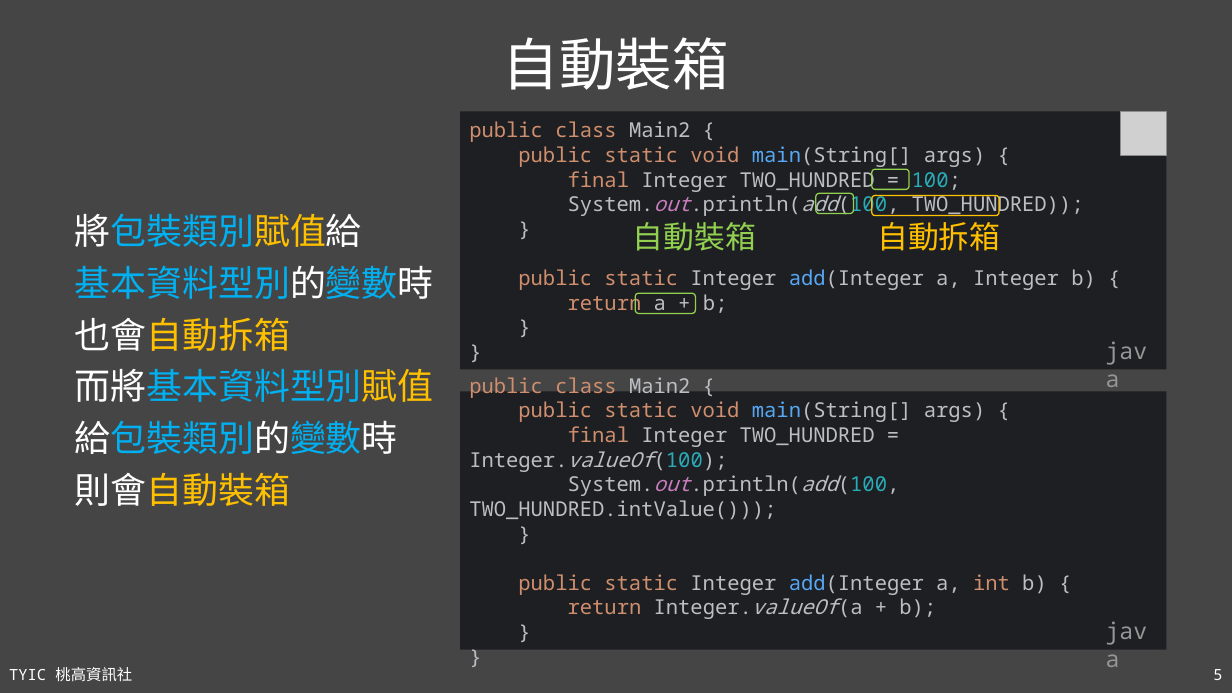
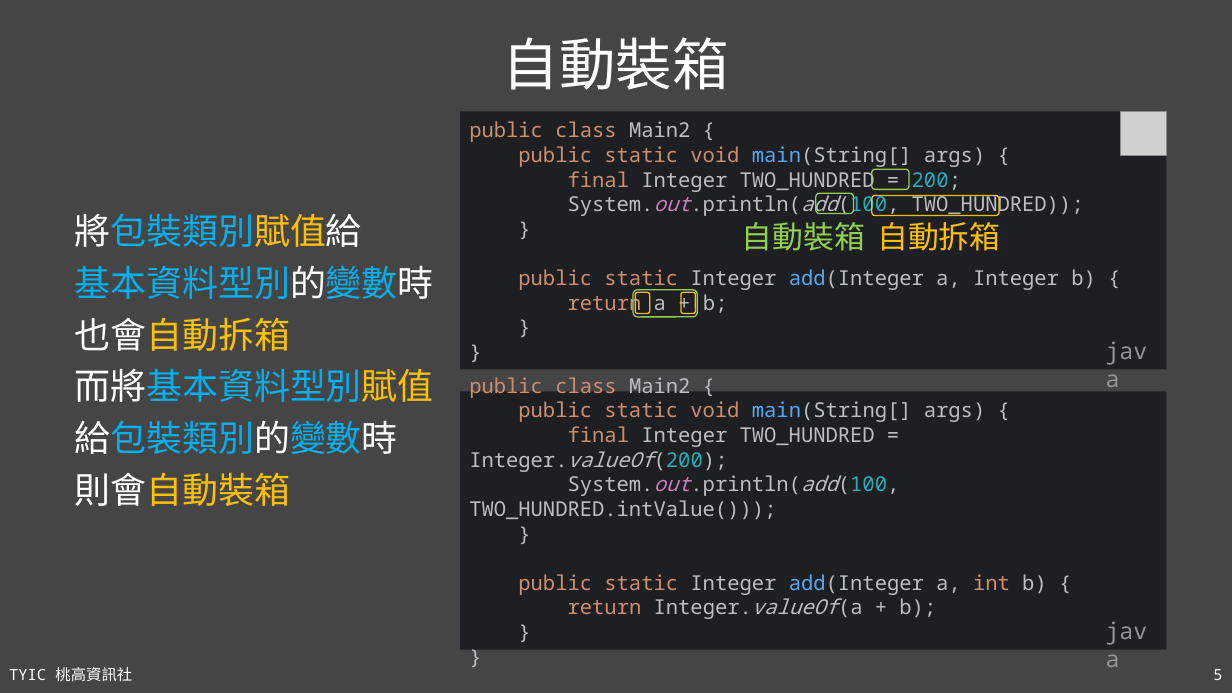
Before and after one commit to TYSHIC/slides, a slide deck: slide 5 of ppt/10_包裝類別與工具類別(1).pptx. Drawn at 1232x693 pixels with LibreOffice and Linux fonts; fonts in the diff are those of the drawing; grey boxes stand for pictures. Boxes give left, top, right and bottom in pixels: in the first picture for what was removed or moved away, otherwise in the second. Text is boxed around its words. In the diff, an @@ line names an element or a change of style, - is before the commit and + after.

```diff
--- a/ppt/10_包裝類別與工具類別(1).pptx
+++ b/ppt/10_包裝類別與工具類別(1).pptx
@@ text in rectangle at (469, 121, 1096, 316): text changed @@
-public class Main2 {
-public static void main(String[] args) {
-final Integer TWO_HUNDRED = 100;
-System.out.println(add(100, TWO_HUNDRED));
-}
-public static Integer add(Integer a, Integer b) {
-return a + b;
-}
-}
+public class Main2 {
+public static void main(String[] args) {
+final Integer TWO_HUNDRED = 200;
+System.out.println(add(100, TWO_HUNDRED));
+}
+public static Integer add(Integer a, Integer b) {
+return a + b;
+}
+}
@@ text "自動裝箱": place and size @@
-text "自動裝箱" at (633, 222, 756, 251)
+text "自動裝箱" at (742, 222, 865, 251)
@@ rounded rectangle: place and size @@
-rounded rectangle at (636, 293, 696, 313)
+rounded rectangle at (633, 290, 698, 317)
@@ rounded rectangle added at (636, 292, 651, 313), outline #FFC000 1 pt @@
@@ rounded rectangle added at (681, 292, 696, 313), outline #FFC000 1 pt @@
@@ text in rectangle at (469, 377, 1047, 619): text changed @@
-public class Main2 {
-public static void main(String[] args) {
-final Integer TWO_HUNDRED = Integer.valueOf(100);
-System.out.println(add(100, TWO_HUNDRED.intValue()));
-}
-public static Integer add(Integer a, int b) {
-return Integer.valueOf(a + b);
-}
-}
+public class Main2 {
+public static void main(String[] args) {
+final Integer TWO_HUNDRED = Integer.valueOf(200);
+System.out.println(add(100, TWO_HUNDRED.intValue()));
+}
+public static Integer add(Integer a, int b) {
+return Integer.valueOf(a + b);
+}
+}
```
Also in this commit, not shown: 4 other files.
